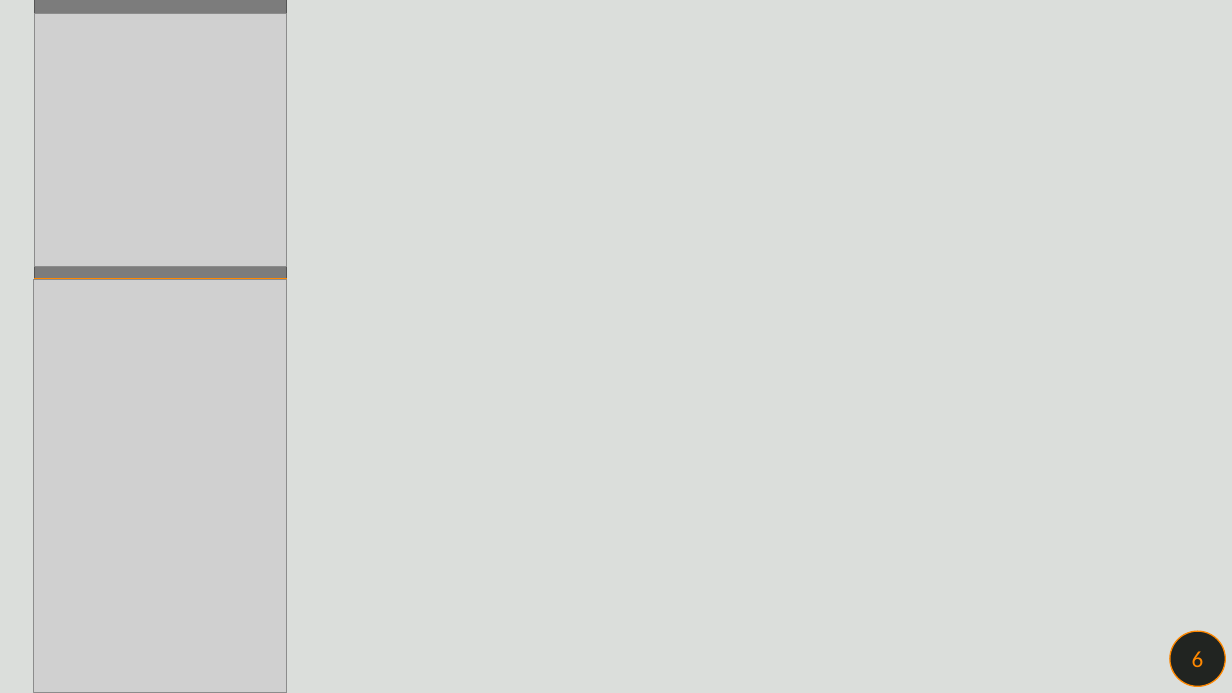
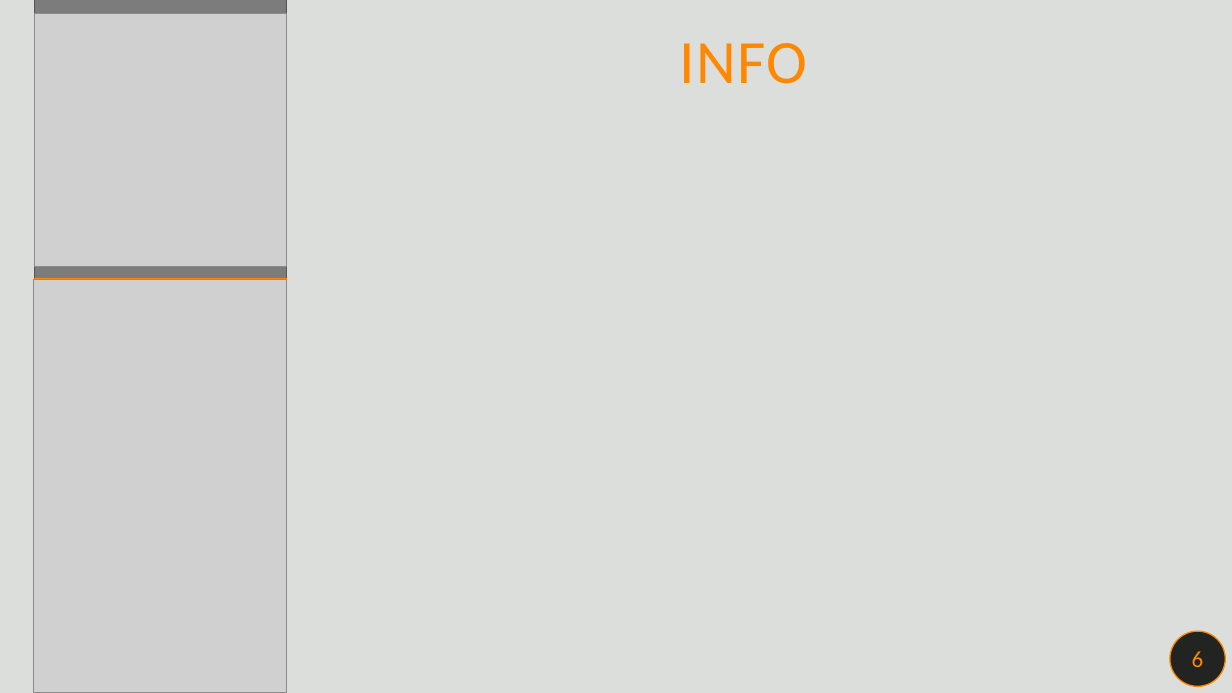
Before and after one commit to kevinmala00/PonyHelper, a slide deck: slide 13 of PresentazionePonyHelper.pptx. Drawn at 1232x693 pixels with LibreOffice and Linux fonts; fonts in the diff are those of the drawing; grey boxes stand for pictures. Boxes give left, top, right and bottom in pixels: in the first picture for what was removed or moved away, otherwise in the second. Text is boxed around its words. In the diff, an @@ line names an element or a change of style, - is before the commit and + after.

```diff
--- a/PresentazionePonyHelper.pptx
+++ b/PresentazionePonyHelper.pptx
@@ text added at box(679, 43, 806, 84), 48 pt, text #FF8800 @@
+INFO
```
Also in this commit, not shown: 5 other slides changed, 8 slides added, 9 slides removed.
